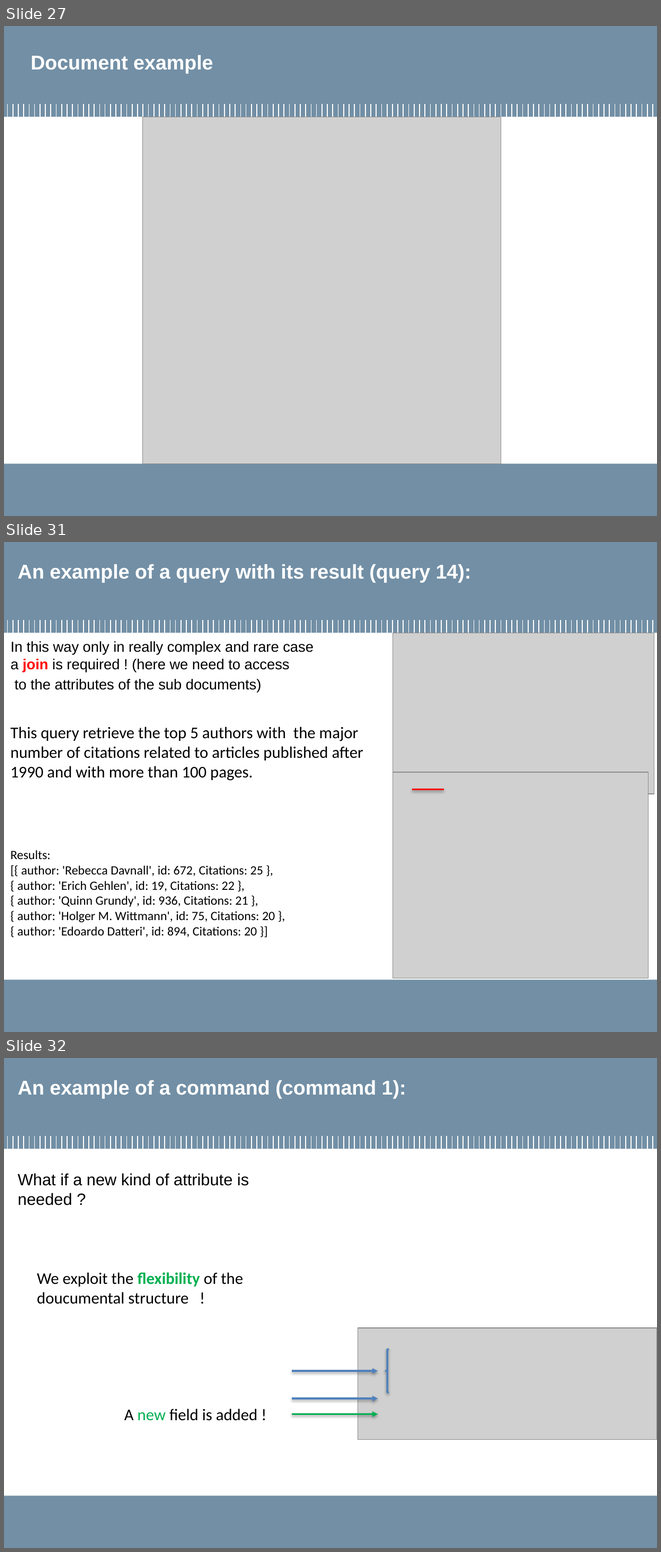
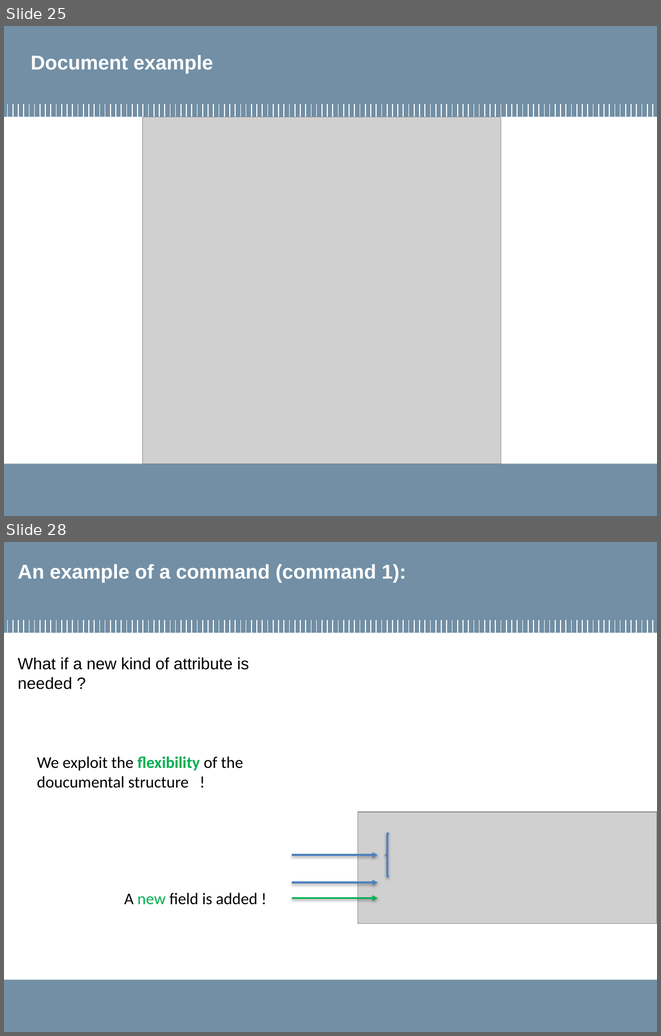
Before and after one commit to MarcoLucaPrevitera/BigData-Project, a slide deck: Presentation/FinalPresentation.pptx. Shown one above the other, each under a label of ours: slides 27, 31 and 32 before the commit, slides 25 and 28 after it; the slides between them are not shown. The pictures are 661x1552 and 661x1036 pixels, drawn with LibreOffice and Linux fonts; fonts in the diff are those of the drawing; grey boxes stand for pictures; background and template pictures are left out. Boxes give left, top, right and bottom in pixels: in the first picture for what was removed or moved away, otherwise in the second. Text is boxed around its words. In the diff, an @@ line names an element or a change of style, - is before the commit and + after.

```diff
--- a/Presentation/FinalPresentation.pptx
+++ b/Presentation/FinalPresentation.pptx
@@ slide 31 removed at box(4, 542, 657, 1032), background #FFFFFF; not listed: 122 template elements that a slide beside it also shows @@
@@ title removed at box(18, 564, 471, 582) @@
-An example of a query with its result (query 14):
@@ picture removed at box(392, 633, 654, 793) @@
@@ text removed at box(10, 641, 314, 693) @@
-In this way only in really complex and rare case
-a join is required ! (here we need to access
-to the attributes of the sub documents)
@@ text removed at box(10, 726, 363, 780) @@
-This query retrieve the top 5 authors with the major number of citations related to articles published after 1990 and with more than 100 pages.
@@ picture removed at box(392, 772, 648, 978) @@
@@ line removed from (412, 790) to (443, 790) @@
@@ text removed at box(10, 850, 275, 937) @@
-Results:
-[{ author: 'Rebecca Davnall', id: 672, Citations: 25 },
-{ author: 'Erich Gehlen', id: 19, Citations: 22 },
-{ author: 'Quinn Grundy', id: 936, Citations: 21 },
-{ author: 'Holger M. Wittmann', id: 75, Citations: 20 },
-{ author: 'Edoardo Datteri', id: 894, Citations: 20 }]
@@ rectangle removed at box(4, 993, 247, 1021) @@
@@ what was slide 27 is now slide 25 @@
@@ what was slide 32 is now slide 28 @@
```
Also in this commit, not shown: 11 slides changed, 2 slides added, 4 other slides removed, 20 other files.
